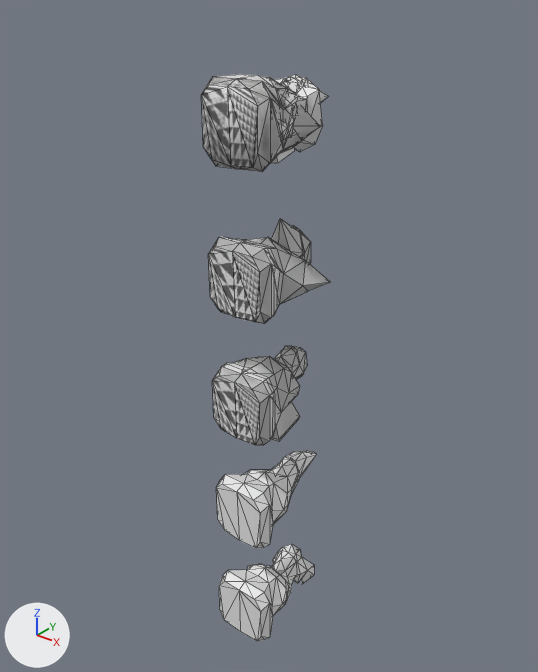
The FBX model FTJ Project/Assets/Art/PlayerTokenModels/wizard.FBX, before and after one commit.
Both versions are drawn from a 50 mm camera at (28.5, -34.5, 6.1) aimed at (-1.7, 3.2, -17.3). The axes (+X, +Y, +Z) are drawn at lower left. The lights are the same throughout. Mesh edges are drawn as thin lines. Where no turn or scale is listed for an object, it has been applied to the vertices. Vertices at the same position are counted once.
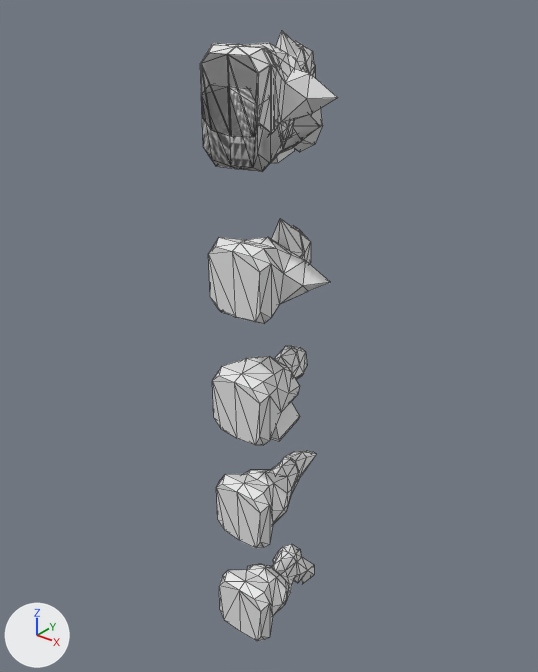
What differs and where, as boxes [x1, y1, x2, y2] in the pictures (538 x 672 px):
'Object02', mesh moved
    before: [219, 237, 284, 317]
    after: [201, 31, 338, 137]
'Object03', mesh moved
    before: [223, 358, 281, 440]
    after: [200, 41, 314, 144]

Diff of the bpy script that builds the scene:
```diff
--- a/FTJ Project/Assets/Art/PlayerTokenModels/wizard.FBX.py
+++ b/FTJ Project/Assets/Art/PlayerTokenModels/wizard.FBX.py
@@ me_object03 @@
 me_object03.from_pydata(...)  # 128 vertices, 200 faces; spans x -2.94..1.78, y -1.84..5.68, z -23.98..-18.06
 # used by ob_object03; location = (0.0, 0.0, 0.0)
+# me_object03 part 2: the whole mesh is moved by (0.0, 0.0, 20.68)
@@ me_object02 @@
 me_object02.from_pydata(...)  # 116 vertices, 188 faces; spans x -4.65..3.63, y -1.84..5.68, z -14.07..-8.27
 # used by ob_object02; location = (0.0, 0.0, 0.0)
+# me_object02 part 1: the whole mesh is moved by (0.0, 0.0, 11.42)
```
